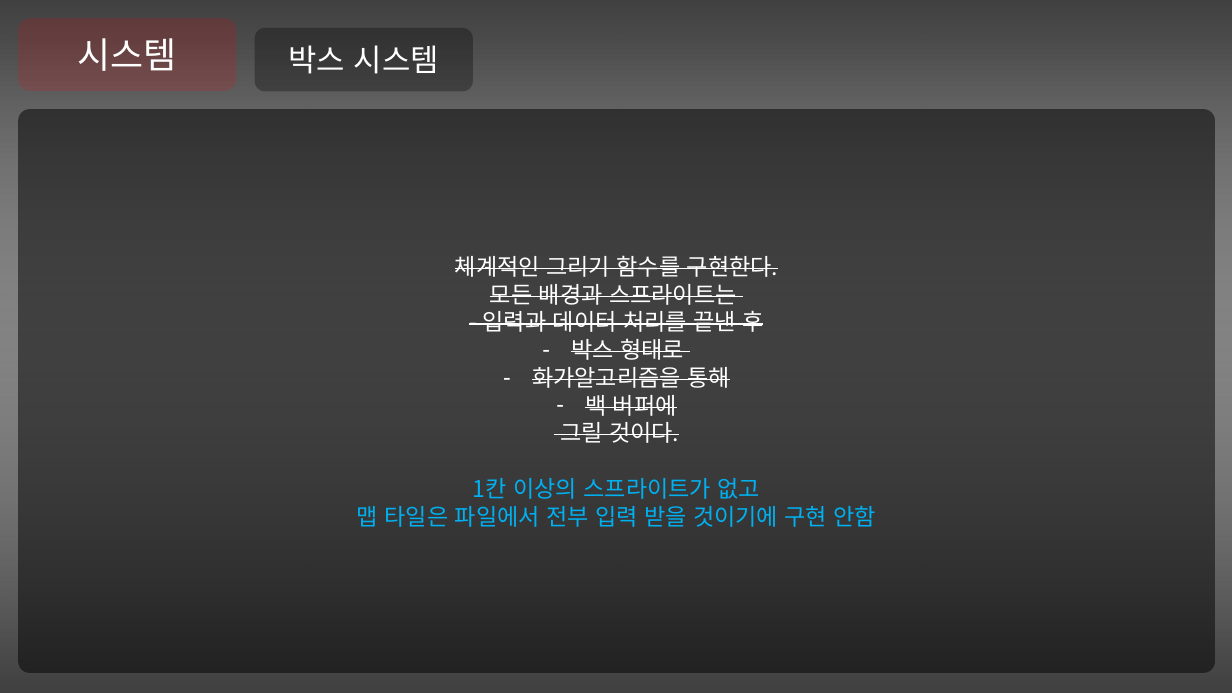
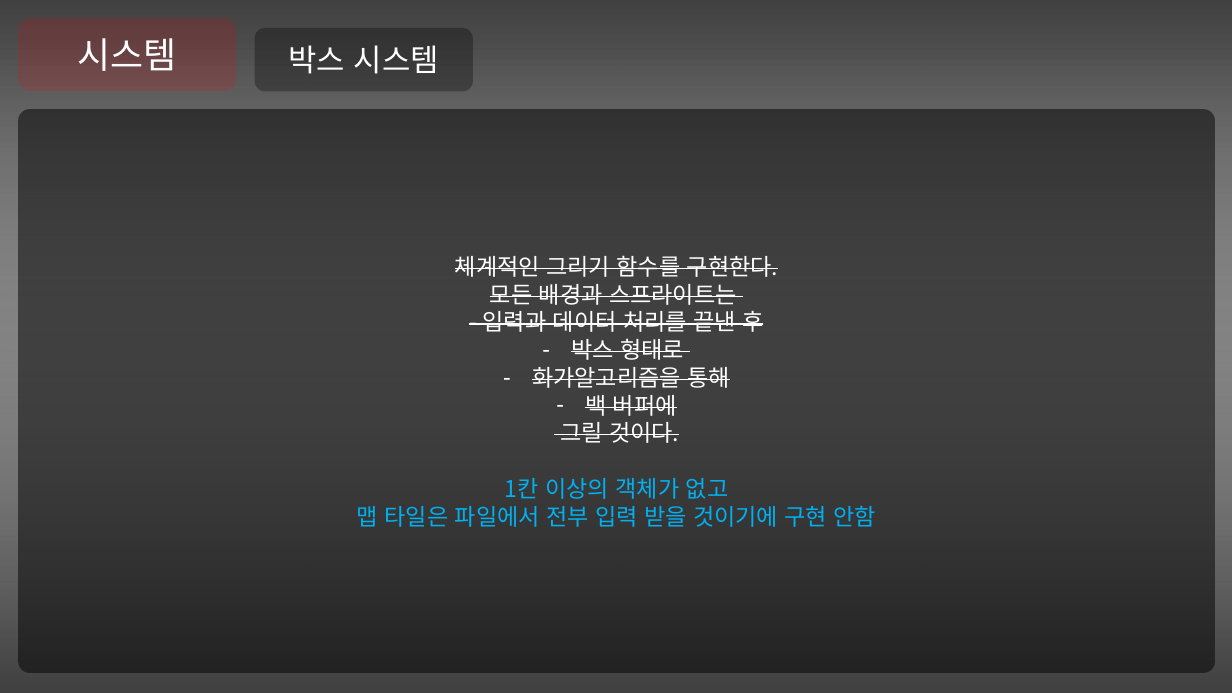
Before and after one commit to Niiok/inha_2021, a slide deck: slide 12 of Console_game/May7ppt.pptm. Drawn at 1232x693 pixels with LibreOffice and Linux fonts; fonts in the diff are those of the drawing. Boxes give left, top, right and bottom in pixels: in the first picture for what was removed or moved away, otherwise in the second. Text is boxed around its words. In the diff, an @@ line names an element or a change of style, - is before the commit and + after.

```diff
--- a/Console_game/May7ppt.pptm
+++ b/Console_game/May7ppt.pptm
@@ text in rounded rectangle at [505, 478, 729, 499]: text changed @@
-1칸 이상의 스프라이트가 없고
+1칸 이상의 객체가 없고
```
Also in this commit, not shown: 8 other slides changed, 2 slides added, 1 slide removed, 8 other files.
